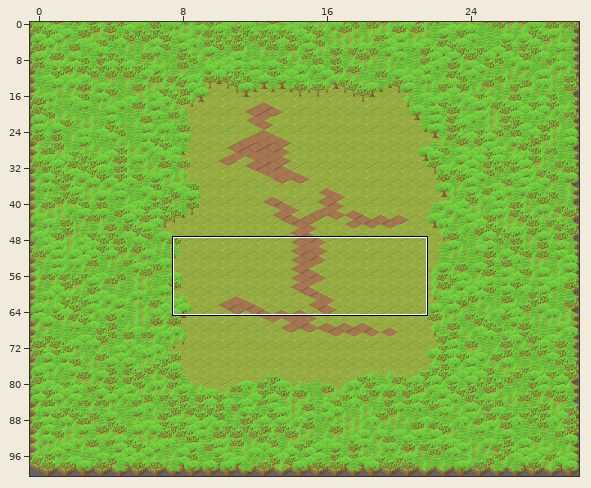
Tiled map: levels/data/mountain.tmx. Above: a wide view before the commit, with the close-up outlined.
Close-up. The starting point:
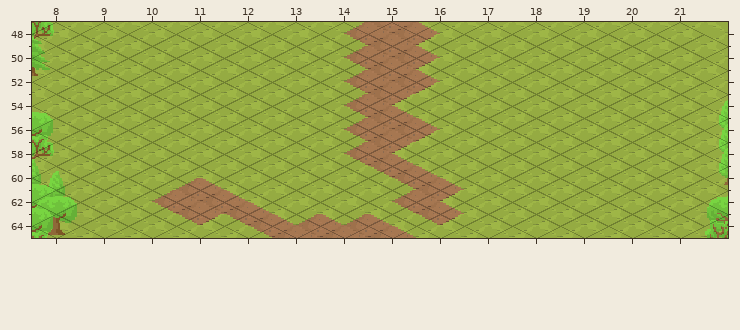
Cells are 32x16 px. Every second row is shifted by half a cell. Shown: x 8..21, y 48..64.
New version:
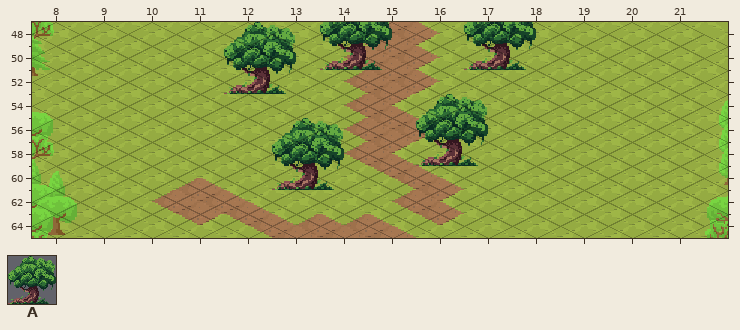
Key: from "magic_trees": A 0 "1_magic_tree".
_ is an empty cell, . an unchanged one.
Tiles of an added or newly shown layer are drawn over the layers below it.
Change:
--- layer "magic_trees" (added)
@@ x 14..17 @@
-50 _.._
+50 A..A
@@ x 12..12 @@
-52 _
+52 A
@@ x 16..16 @@
-58 _
+58 A
@@ x 13..13 @@
-60 _
+60 A
Boxes around the changes in both close-ups, in picture pixels (x1, y1, x2, y2):
added: (224, 22, 296, 94)
added: (320, 22, 392, 70)
added: (464, 22, 536, 70)
added: (416, 94, 488, 166)
added: (272, 118, 344, 190)
